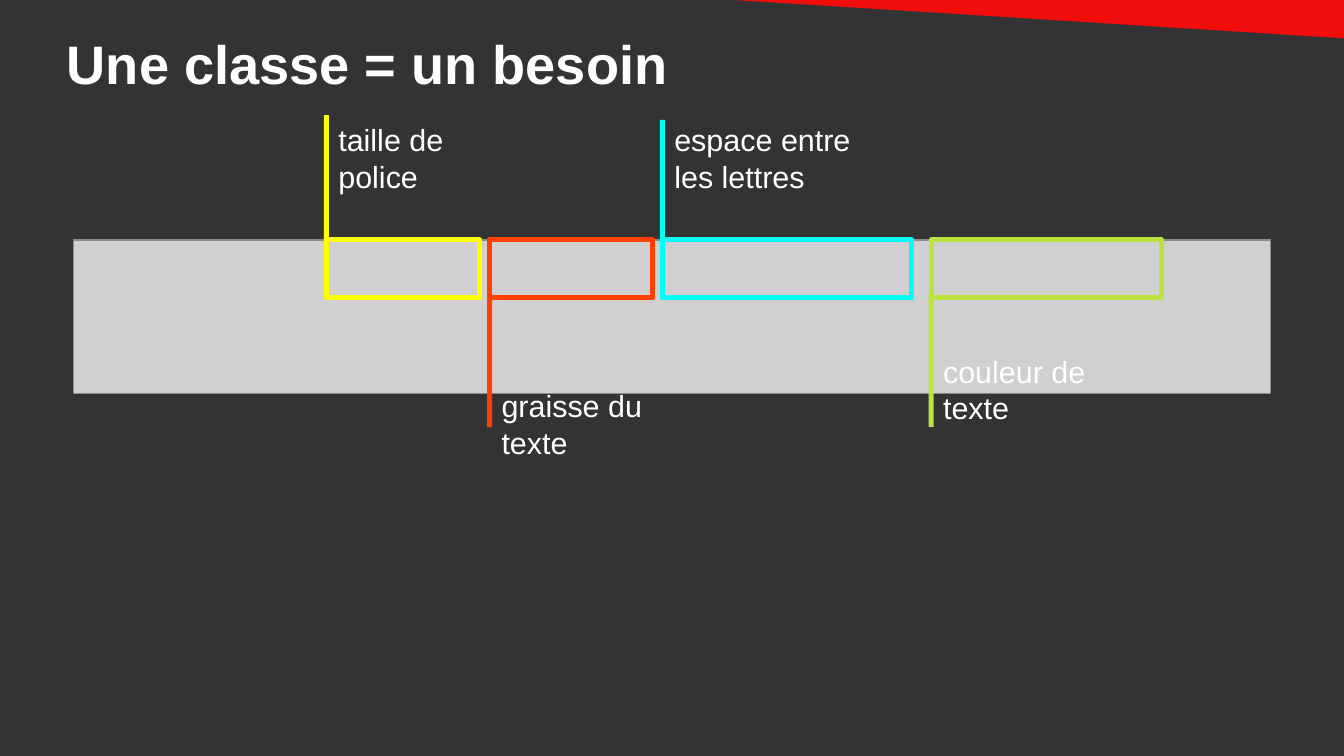
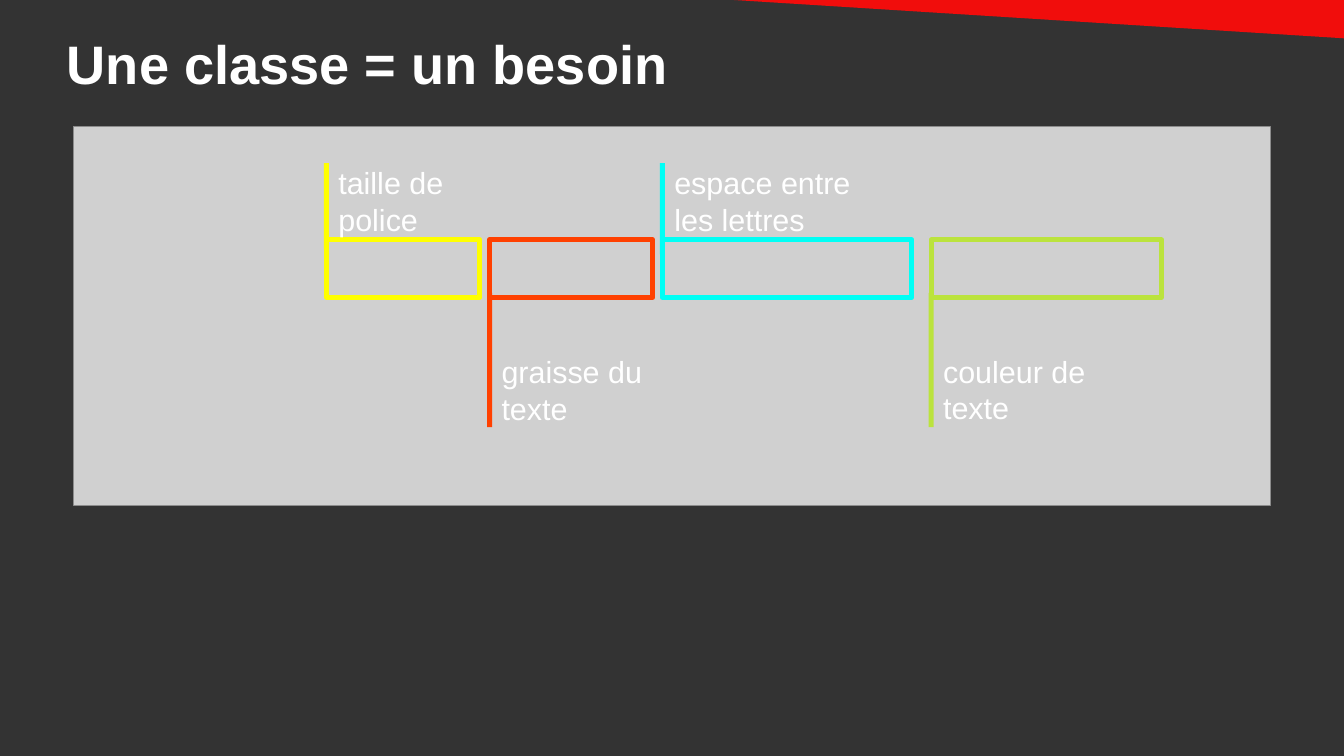
Before and after one commit to DanYellow/cours, a slide deck: slide 19 of integration-web-s2/travaux-pratiques/numero-4/presentation.odp. Drawn at 1344x756 pixels with LibreOffice and Linux fonts; fonts in the diff are those of the drawing; grey boxes stand for pictures. Boxes give left, top, right and bottom in pixels: in the first picture for what was removed or moved away, otherwise in the second. Text is boxed around its words. In the diff, an @@ line names an element or a change of style, - is before the commit and + after.

```diff
--- a/integration-web-s2/travaux-pratiques/numero-4/presentation.odp
+++ b/integration-web-s2/travaux-pratiques/numero-4/presentation.odp
@@ picture: place and size @@
-picture at (73,240,1270,394)
+picture at (73,127,1270,506)
@@ text "taille de police": place and size @@
-text "taille de police" at (338,129,443,194)
+text "taille de police" at (338,172,443,237)
@@ line moved from (327, 250) - (327, 115) to (327, 250) - (327, 163) @@
@@ text "espace entre les lettres": place and size @@
-text "espace entre les lettres" at (674,131,850,189)
+text "espace entre les lettres" at (674,175,850,231)
@@ line moved from (662, 255) - (662, 120) to (662, 255) - (662, 163) @@
@@ text "graisse du": place and size @@
-text "graisse du" at (502,393,642,455)
+text "graisse du" at (502,361,642,420)
```
Also in this commit, not shown: 10 other slides changed, 1 other file.
